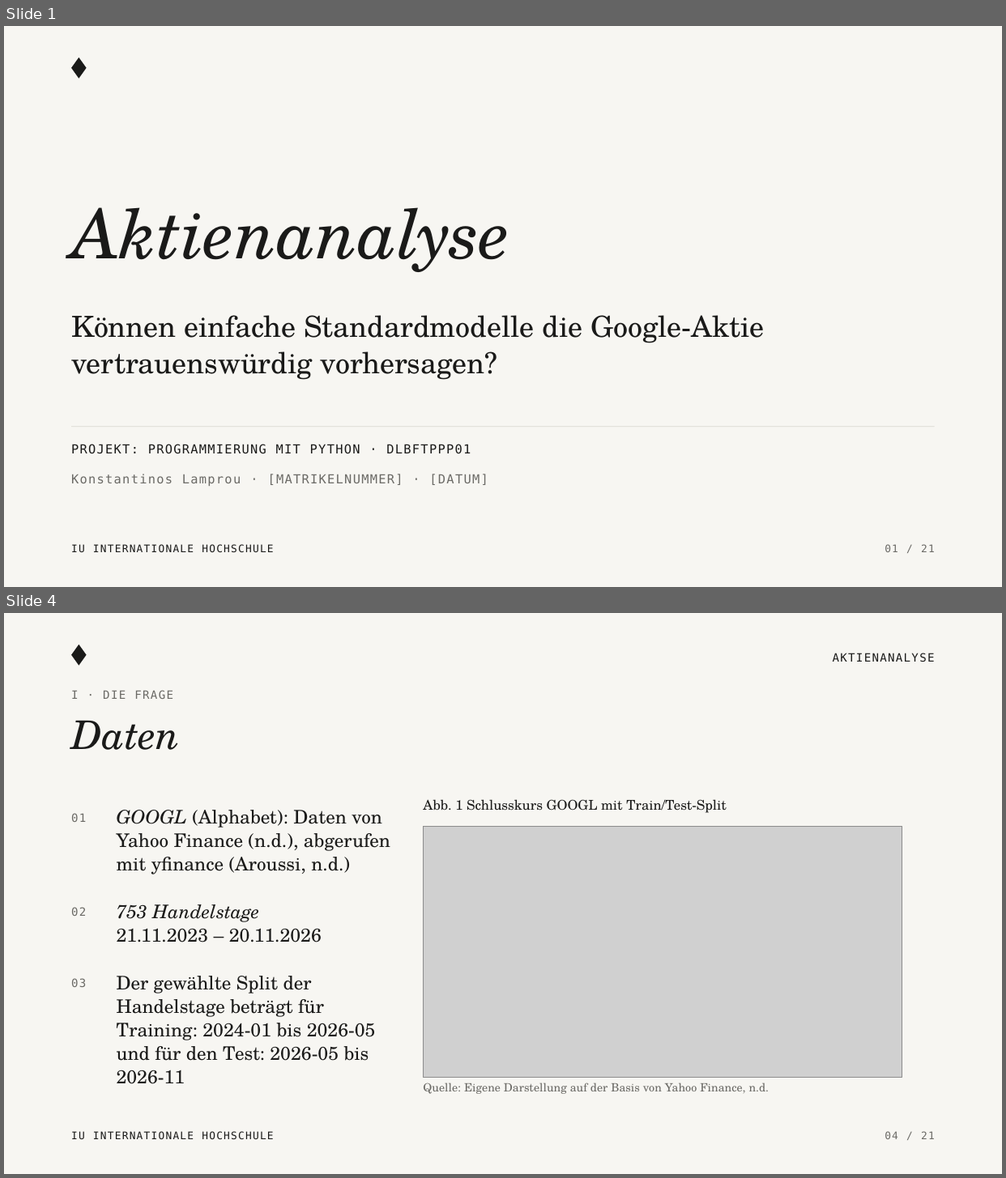
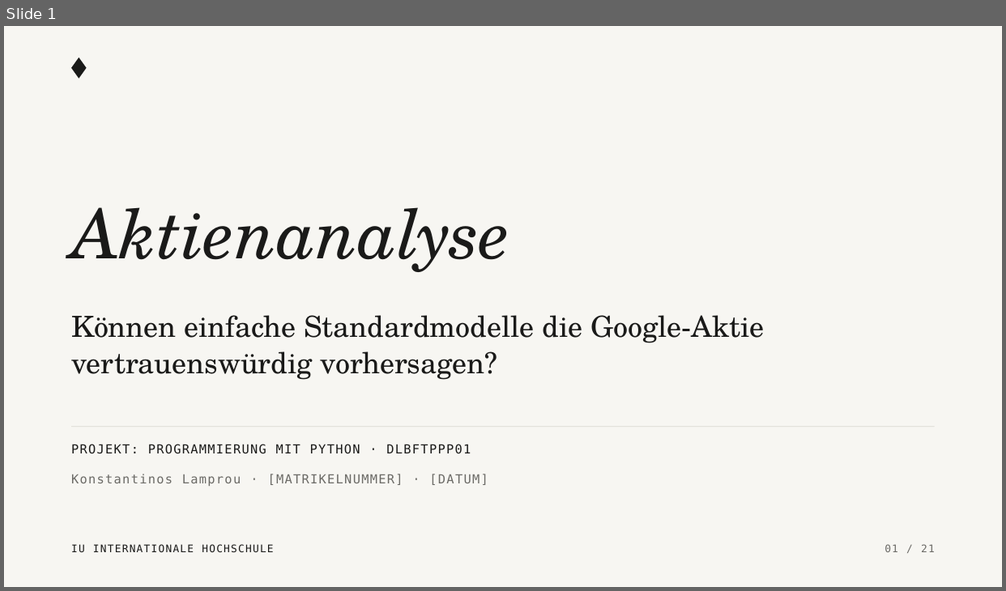
Before and after one commit to KonstantinosLamprou/stockanalysis, a slide deck: presentation/Aktienanalyse_Praesentation.pptx. Shown one above the other, each under a label of ours: slides 1 and 4 before the commit, slide 1 after it; the slides between them are not shown. The pictures are 1006x1178 and 1006x591 pixels, drawn with LibreOffice and Linux fonts; fonts in the diff are those of the drawing; grey boxes stand for pictures. Boxes give left, top, right and bottom in pixels: in the first picture for what was removed or moved away, otherwise in the second. Text is boxed around its words. In the diff, an @@ line names an element or a change of style, - is before the commit and + after.

```diff
--- a/presentation/Aktienanalyse_Praesentation.pptx
+++ b/presentation/Aktienanalyse_Praesentation.pptx
@@ slide 4 removed at (4, 613, 1002, 1174), background #F7F6F2 @@
@@ diamond removed at (71, 645, 87, 666) @@
@@ text removed at (833, 653, 935, 662) @@
-AKTIENANALYSE
@@ text removed at (71, 690, 173, 699) @@
-I · DIE FRAGE
@@ text removed at (71, 720, 180, 750) @@
-Daten
@@ text removed at (423, 799, 727, 813) @@
-Abb. 1 Schlusskurs GOOGL mit Train/Test-Split
@@ text removed at (71, 813, 86, 822) @@
-01
@@ text removed at (117, 810, 390, 875) @@
-GOOGL (Alphabet): Daten von Yahoo Finance (n.d.), abgerufen mit yfinance (Aroussi, n.d.)
@@ picture removed at (424, 826, 902, 1077) @@
@@ text removed at (71, 907, 86, 916) @@
-02
@@ text removed at (117, 905, 322, 943) @@
-753 Handelstage
-21.11.2023 – 20.11.2026
@@ text removed at (117, 976, 376, 1061) @@
-Der gewählte Split der Handelstage beträgt für Training: 2024-01 bis 2026-05 und für den Test: 2026-05 bis 2026-11
@@ text removed at (71, 978, 86, 987) @@
-03
@@ text removed at (423, 1083, 769, 1094) @@
-Quelle: Eigene Darstellung auf der Basis von Yahoo Finance, n.d.
@@ text removed at (71, 1131, 273, 1139) @@
-IU INTERNATIONALE HOCHSCHULE
@@ text removed at (884, 1131, 935, 1139) @@
-04 / 21
```
Also in this commit, not shown: 13 slides changed, 2 slides added, 1 other slide removed, 3 other files.
